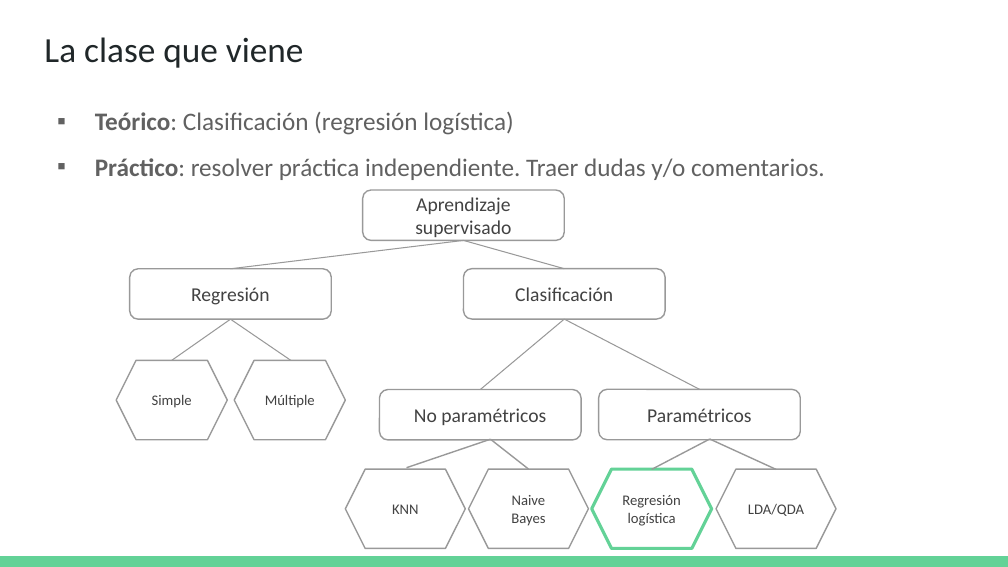
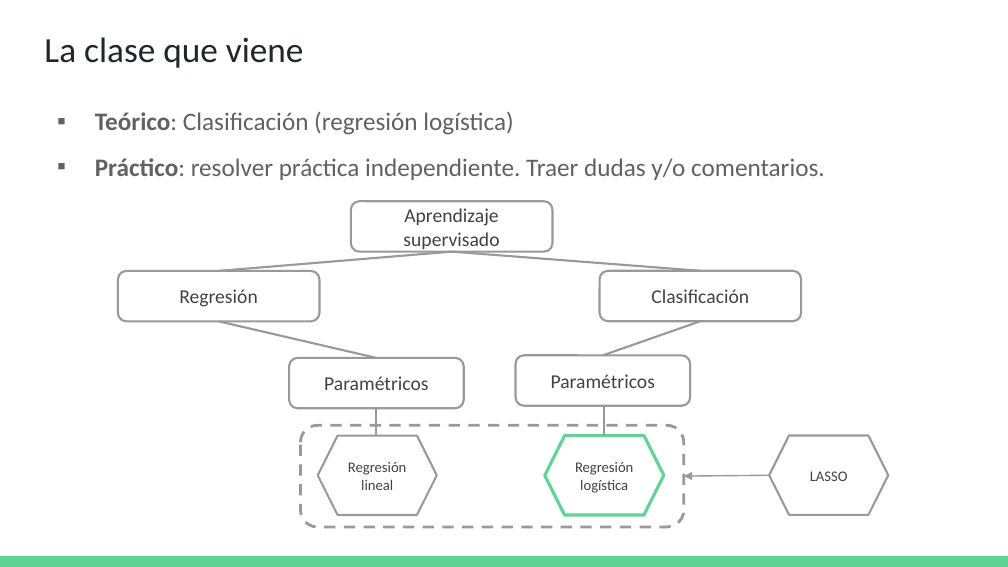
Before and after one commit to DCSCyHD/2023_modulo_3, a slide deck: slide 29 of clase3/teorica_3.pptx. Drawn at 1008x567 pixels with LibreOffice and Linux fonts; fonts in the diff are those of the drawing. Boxes give left, top, right and bottom in pixels: in the first picture for what was removed or moved away, otherwise in the second. Text is boxed around its words. In the diff, an @@ line names an element or a change of style, - is before the commit and + after.

```diff
--- a/clase3/teorica_3.pptx
+++ b/clase3/teorica_3.pptx
@@ rounded rectangle "Aprendizaje supervisado": place and size @@
-rounded rectangle "Aprendizaje supervisado" at (363,191,564,241)
+rounded rectangle "Aprendizaje supervisado" at (351,202,552,252)
@@ line moved from (464, 241) - (231, 269) to (452, 252) - (219, 271) @@
@@ line (452, 252) - (219, 271): stroke #999999 0.75 pt to #999999 1.5 pt @@
@@ line removed from (464, 241) to (564, 269) @@
@@ rounded rectangle "Regresión": place and size @@
-rounded rectangle "Regresión" at (130,269,332,320)
+rounded rectangle "Regresión" at (118,271,320,322)
@@ rounded rectangle "Clasificación": place and size @@
-rounded rectangle "Clasificación" at (464,269,665,320)
+rounded rectangle "Clasificación" at (600,271,801,322)
@@ line removed from (231, 320) to (171, 361) @@
@@ line moved from (231, 320) - (291, 361) to (219, 322) - (376, 358) @@
@@ line (219, 322) - (376, 358): stroke #999999 0.75 pt to #999999 1.5 pt @@
@@ line removed from (564, 320) to (481, 389) @@
@@ line moved from (564, 320) - (700, 389) to (701, 322) - (603, 356) @@
@@ line (701, 322) - (603, 356): stroke #999999 0.75 pt to #999999 1.5 pt @@
@@ outline #999999 1 pt to #999999 1.5 pt in 5 elements at (118,271,320,322), (351,202,552,252), (600,271,801,322), (515,356,689,406), (289,358,464,408) @@
@@ rounded rectangle "Paramétricos": place and size @@
-rounded rectangle "Paramétricos" at (380,389,582,439)
+rounded rectangle "Paramétricos" at (289,358,464,408)
@@ rounded rectangle "Paramétricos": place and size @@
-rounded rectangle "Paramétricos" at (599,389,800,439)
+rounded rectangle "Paramétricos" at (515,356,689,406)
@@ hexagon removed at (116,361,227,440) @@
-Simple
@@ hexagon removed at (234,361,345,440) @@
-Múltiple
@@ text in rounded rectangle at (324,376,428,390): text changed @@
-No paramétricos
+Paramétricos
@@ group removed at (346,439,836,548): 3 hexagons, 3 lines @@
-KNN
-LDA/QDA
-Naive Bayes
@@ hexagon "Regresión logística": place and size @@
-hexagon "Regresión logística" at (592,469,712,548)
+hexagon "Regresión logística" at (544,435,663,515)
@@ group added at (300,252,888,527): 3 lines, 2 hexagons, 1 rounded rectangle @@
+Regresión lineal
+LASSO
@@ line moved from (710, 439) - (776, 470) to (769, 476) - (683, 476) @@
@@ line (769, 476) - (683, 476): line to arrow @@
```
Also in this commit, not shown: 2 other slides changed, 6 other files.
